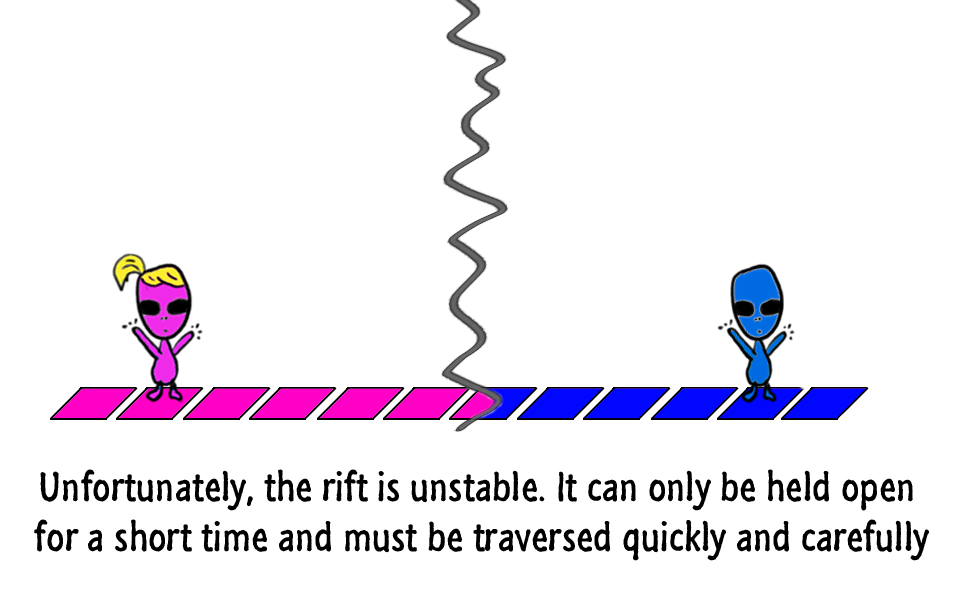
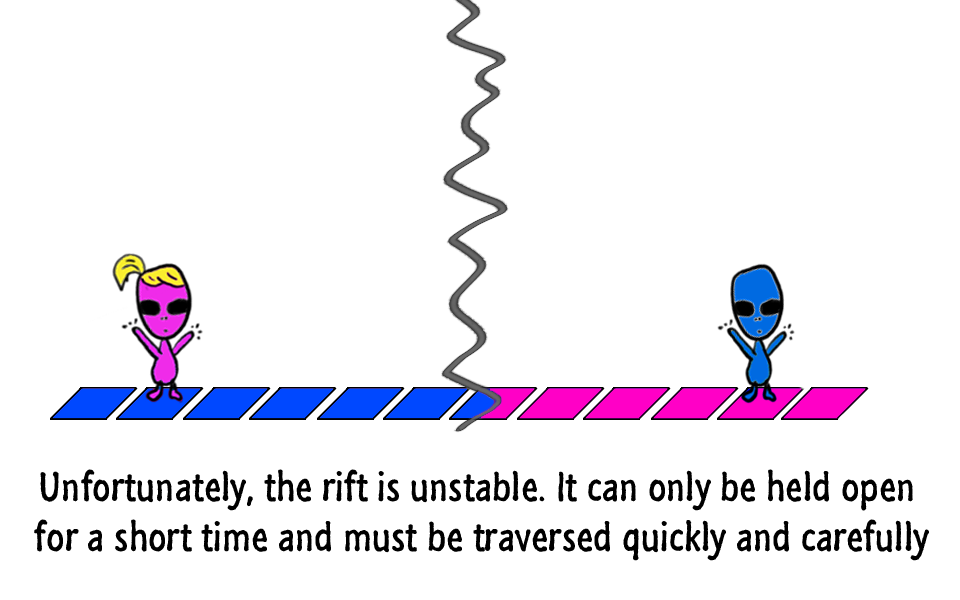
The second 960x600 image is a revision of the first. Changes to its layers:
painted on "Layer 10" over box(481, 388, 866, 419)
painted on "Layer 7" over box(53, 388, 494, 419)
